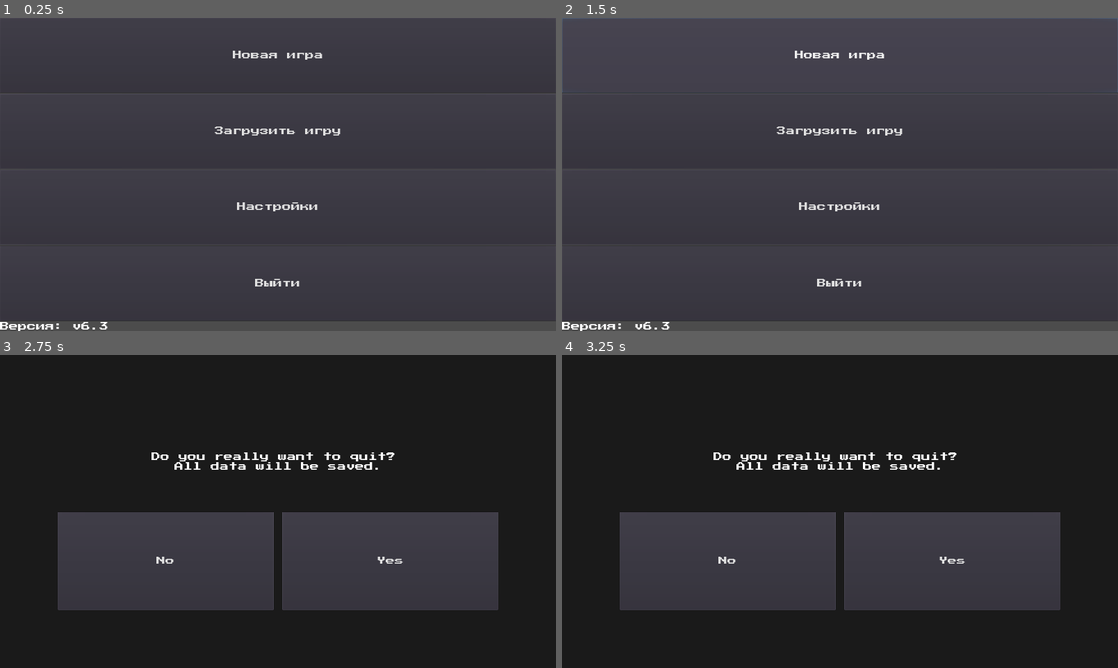
Above: before the commit, frames 1-4 (two rows, left to right).
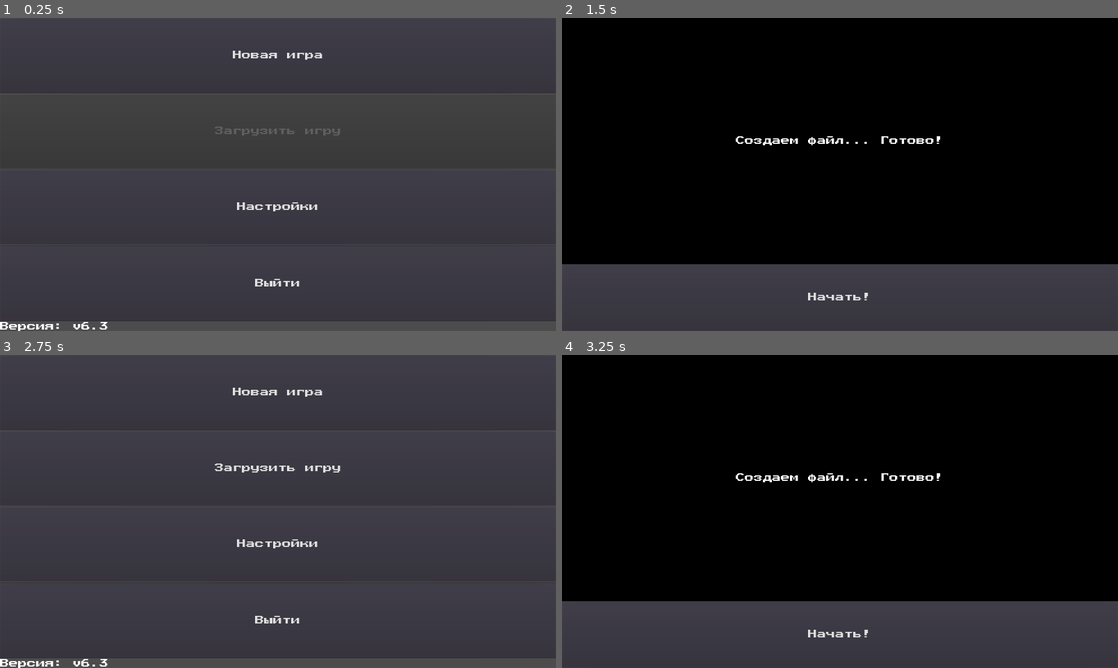
Above: after the commit, the same moments.

Repository: ordinary-dev/student-quest
Game: Godot game, scene res://Scenes/entry.tscn
Same seed, same stepped clock (60 frames per second), same inputs: the game is played once before the commit and once after it.
Inputs (mouse positions are in pixels of both pictures, inside the frame that each line leads up to):
- Up to frame 1 (0.25 s): no input
- Up to frame 2 (1.5 s): click "Новая игра" at 0.5 s; click (840, 55) at 1.25 s, where only the run before the commit has a clickable "Новая игра"
- Up to frame 3 (2.75 s): click (278, 633) at 2 s, where only the run after the commit has a clickable "Начать!"
- Up to frame 4 (3.25 s): click (840, 392) at 2.75 s, where only the run after the commit has a clickable "Новая игра"

The runs differ from the first frame. In frame 1, 0.3% of the frame differs, in the area x 38-62%, y 34-38%; in frame 2, 79%; in frame 3, 76%; in frame 4, 97%, in the area x 0-100%, y 0-100%.

Commit message:
feature/Save games to file

Diff:
--- /dev/null
+++ b/Scenes/menu/load.tscn
@@ -0,0 +1,66 @@
+[gd_scene load_steps=2 format=2]
+
+[sub_resource type="GDScript" id=1]
+script/source = "extends Control
+
+
+func on_Del_Pressed(num):
+	get_node(\"/root/fx\").call(\"click1\")
+	# Remove container with entry
+	var nd = get_node(\"ColorRect/VBoxContainer/\" + str(num))
+	var glob = get_node(\"/root/global\")
+	nd.get_parent().remove_child(nd)
+	# Remove entry from array
+	var pos = glob.saved_games.bsearch(num)
+	glob.saved_games.remove(pos)
+	# Delete file
+	var dir = Directory.new()
+	dir.remove(\"user://save.\" + str(num) + \".txt\")
+
+
+func on_Button_Pressed():
+	get_node(\"/root/fx\").call(\"click1\")
+	get_node(\"/root/global\").call(\"write_file\")
+	assert(get_tree().change_scene(\"res://Scenes/menu/menu.tscn\") == OK)
+
+
+func _ready():
+	var box = get_node(\"ColorRect/VBoxContainer\")
+	var glob = get_node(\"/root/global\")
+	for i in glob.saved_games:
+		var cont = HBoxContainer.new()
+		var btn = Button.new()
+		var del = Button.new()
+		btn.text = \"Сохраненная игра #\" + str(i)
+		del.text = \"Удалить\"
+		del.connect(\"pressed\", self, \"on_Del_Pressed\", [i])
+		btn.size_flags_horizontal = SIZE_EXPAND_FILL
+		btn.size_flags_vertical = SIZE_EXPAND_FILL
+		cont.name = str(i)
+		cont.add_child(btn)
+		cont.add_child(del)
+		box.add_child(cont)
+	var btn = Button.new()
+	btn.text = \"Назад в меню\"
+	btn.size_flags_horizontal = SIZE_EXPAND_FILL
+	btn.size_flags_vertical = SIZE_EXPAND_FILL
+	btn.connect(\"pressed\", self, \"on_Button_Pressed\")
+	box.add_child(btn)
+"
+
+[node name="Control" type="Control"]
+anchor_right = 1.0
+anchor_bottom = 1.0
+script = SubResource( 1 )
+__meta__ = {
+"_edit_use_anchors_": false
+}
+
+[node name="ColorRect" type="ColorRect" parent="."]
+anchor_right = 1.0
+anchor_bottom = 1.0
+color = Color( 0, 0, 0, 1 )
+
+[node name="VBoxContainer" type="VBoxContainer" parent="ColorRect"]
+anchor_right = 1.0
+anchor_bottom = 1.0
--- a/Scenes/menu/menu.tscn
+++ b/Scenes/menu/menu.tscn
@@ -25,8 +25,7 @@
 
 func _on_ButtonNew_pressed():
 	get_node(\"/root/fx\").call(\"click1\")
-	if validate_scene(new_game):
-		assert(get_tree().change_scene(new_game) == OK)
+	assert(get_tree().change_scene(new_game) == OK)
 
 
 func _on_ButtonLoad_pressed():
@@ -52,6 +51,9 @@
 	var dict = Engine.get_version_info()
 	var ver = str(dict[\"minor\"]) + \".\" + str(dict[\"major\"])
 	get_node(\"VBoxContainer/LabelVer\").text = \"Версия: v\" + ver
+	# Disable load button if there is no saved games
+	if get_node(\"/root/global\").saved_games.size() == 0:
+		get_node(\"VBoxContainer/ButtonLoad\").disabled = true
 "
 
 [node name="Control" type="Control"]
@@ -61,12 +63,17 @@
 __meta__ = {
 "_edit_use_anchors_": false
 }
+new_game = "res://Scenes/menu/new.tscn"
+load_game = "res://Scenes/menu/load.tscn"
 settings = "res://Scenes/menu/settings.tscn"
 confirm_scene = "res://Scenes/menu/confirm.tscn"
 
 [node name="VBoxContainer" type="VBoxContainer" parent="."]
 anchor_right = 1.0
 anchor_bottom = 1.0
+__meta__ = {
+"_edit_use_anchors_": false
+}
 
 [node name="ButtonNew" type="Button" parent="VBoxContainer"]
 margin_right = 1920.0
--- /dev/null
+++ b/Scenes/menu/new.tscn
@@ -0,0 +1,76 @@
+[gd_scene load_steps=2 format=2]
+
+[sub_resource type="GDScript" id=1]
+script/source = "extends Control
+
+
+export (NodePath) var label
+export (NodePath) var button
+
+
+func _ready():
+	# Create a new file named save.num.txt
+	var glob = get_node(\"/root/global\")
+	var num
+	if glob.saved_games.size() != 0:
+		num = glob.saved_games.back() + 1
+	else:
+		num = 1
+	var file_path = \"user://save.\" + str(num) + \".txt\"
+	var fl = File.new()
+	fl.open(file_path, File.WRITE)
+	# Leave it empty
+	fl.close()
+	# Increase number of saved games
+	glob.saved_games.push_back(num)
+	# Save changes
+	glob.call(\"write_file\")
+	# Let player know that he can play
+	get_node(label).text += \" Готово!\"
+	get_node(button).disabled = false
+
+
+func _on_Button_pressed():
+	get_node(\"/root/fx\").call(\"click1\")
+	assert(get_tree().change_scene(\"res://Scenes/menu/menu.tscn\") == OK)
+"
+
+[node name="Control" type="Control"]
+anchor_right = 1.0
+anchor_bottom = 1.0
+script = SubResource( 1 )
+__meta__ = {
+"_edit_use_anchors_": false
+}
+label = NodePath("ColorRect/VBoxContainer/Label")
+button = NodePath("ColorRect/VBoxContainer/Button")
+
+[node name="ColorRect" type="ColorRect" parent="."]
+anchor_right = 1.0
+anchor_bottom = 1.0
+color = Color( 0, 0, 0, 1 )
+
+[node name="VBoxContainer" type="VBoxContainer" parent="ColorRect"]
+anchor_right = 1.0
+anchor_bottom = 1.0
+__meta__ = {
+"_edit_use_anchors_": false
+}
+
+[node name="Label" type="Label" parent="ColorRect/VBoxContainer"]
+margin_right = 1920.0
+margin_bottom = 845.0
+size_flags_vertical = 7
+size_flags_stretch_ratio = 3.67
+text = "Создаем файл..."
+align = 1
+valign = 1
+
+[node name="Button" type="Button" parent="ColorRect/VBoxContainer"]
+margin_top = 849.0
+margin_right = 1920.0
+margin_bottom = 1080.0
+size_flags_vertical = 3
+disabled = true
+text = "Начать!"
+[connection signal="pressed" from="ColorRect/VBoxContainer/Button" to="." method="_on_Button_pressed"]
--- a/Scenes/menu/settings.tscn
+++ b/Scenes/menu/settings.tscn
@@ -156,7 +156,6 @@
 tab_align = 0
 
 [node name="Audio" type="VBoxContainer" parent="ColorRect/VBoxContainer/TabContainer"]
-visible = false
 anchor_right = 1.0
 anchor_bottom = 1.0
 margin_left = 4.0
@@ -308,6 +307,7 @@
 text = "Экспорт"
 
 [node name="Info" type="VBoxContainer" parent="ColorRect/VBoxContainer/TabContainer"]
+visible = false
 anchor_right = 1.0
 anchor_bottom = 1.0
 margin_left = 4.0
--- a/Scripts/global.gd
+++ b/Scripts/global.gd
@@ -10,11 +10,16 @@
 # For easier changes in future
 var ost_field = "ost_vol"
 var fx_field = "fx_vol"
+var sg_field = "saved_games"
+
+# All files are named user://save.<number>.txt
+var saved_games = []
 
 func gen_dict():
 	var save_dict = {
 		ost_field:ost.volume_db,
-		fx_field:fx.volume_db
+		fx_field:fx.volume_db,
+		sg_field:saved_games
 	}
 	return save_dict
 
@@ -23,6 +28,8 @@
 		ost.volume_db = content[ost_field]
 	if content.has(fx_field):
 		fx.volume_db = content[fx_field]
+	if content.has(sg_field):
+		saved_games = content[sg_field]
 
 func read_file(path=file_name):
 	var fl = File.new()
